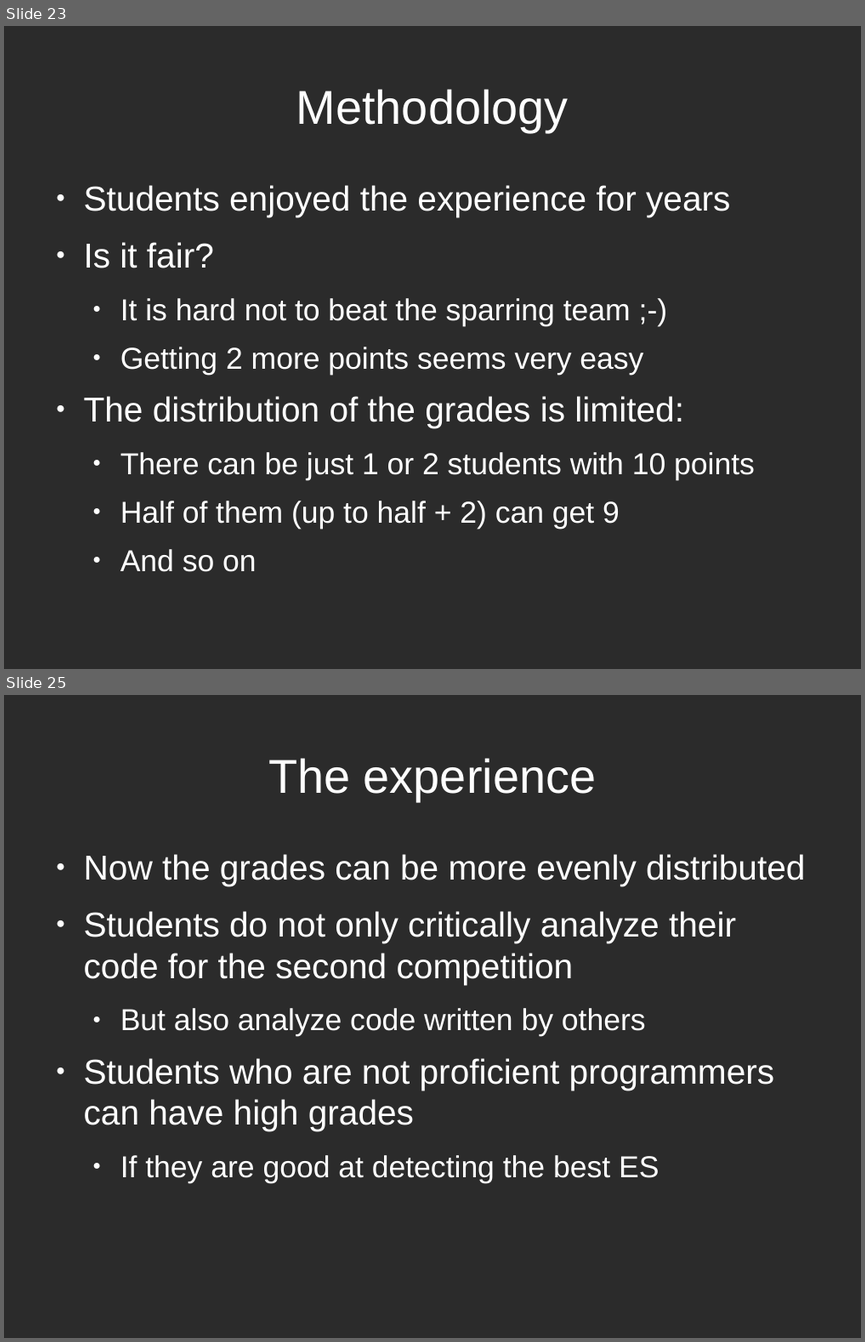
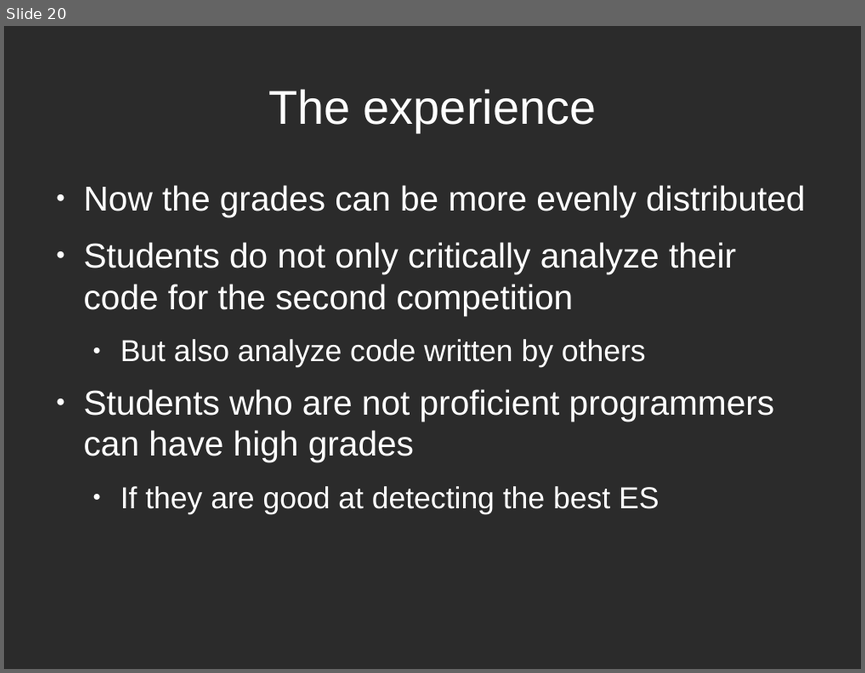
Before and after one commit to rompehielos013013013/gsiege, a slide deck: presentacion/Brunel2014/assessingCompetitions.odp. Shown one above the other, each under a label of ours: slides 23 and 25 before the commit, slide 20 after it; the slides between them are not shown. The pictures are 865x1342 and 865x673 pixels, drawn with LibreOffice and Linux fonts; fonts in the diff are those of the drawing; background and template pictures are left out; a plain dark background stands for a picture behind light text. Boxes give left, top, right and bottom in pixels: in the first picture for what was removed or moved away, otherwise in the second. Text is boxed around its words. In the diff, an @@ line names an element or a change of style, - is before the commit and + after.

```diff
--- a/presentacion/Brunel2014/assessingCompetitions.odp
+++ b/presentacion/Brunel2014/assessingCompetitions.odp
@@ slide 23 removed at (x1=4, y1=26, x2=861, y2=669), background picture (left out) @@
@@ title removed at (x1=296, y1=89, x2=568, y2=132) @@
-Methodology
@@ text removed at (x1=84, y1=185, x2=755, y2=572) @@
-● Students enjoyed the experience for years
-● Is it fair?
-  ● It is hard not to beat the sparring team ;-)
-  ● Getting 2 more points seems very easy
-● The distribution of the grades is limited:
-  ● There can be just 1 or 2 students with 10 points
-  ● Half of them (up to half + 2) can get 9
-  ● And so on
@@ what was slide 25 is now slide 20 @@
```
Also in this commit, not shown: 12 slides changed, 2 slides added, 5 other slides removed.
